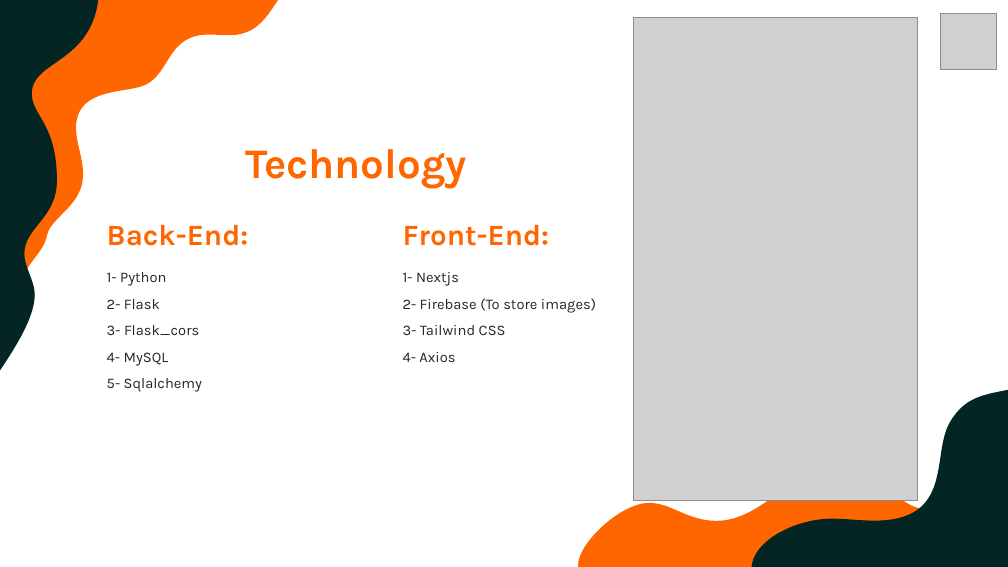
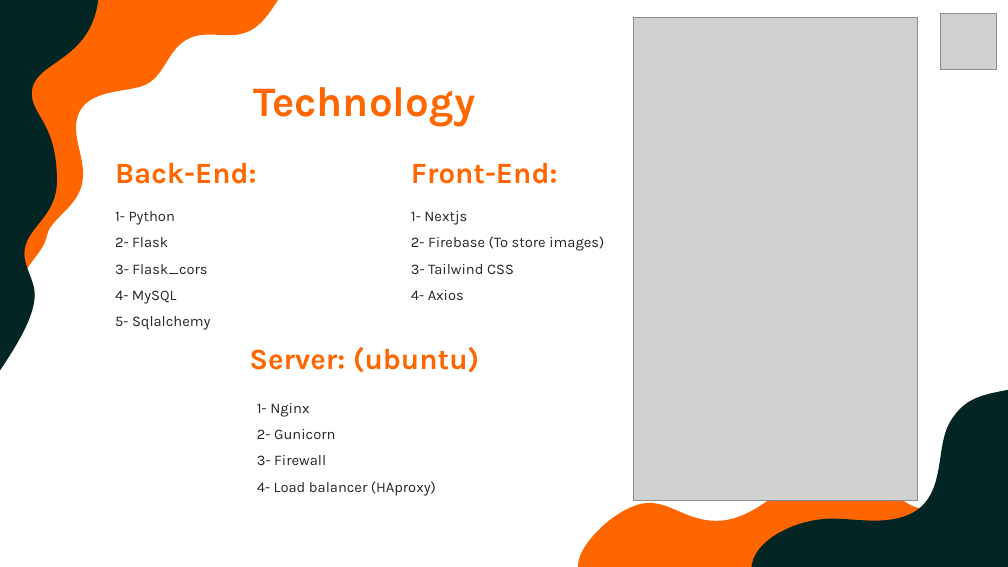
Before and after one commit to MahmoudEasa/Portfolio_E_Commerce, a slide deck: slide 4 of E-commerce_Presentation.pptx. Drawn at 1008x567 pixels with LibreOffice and Linux fonts; fonts in the diff are those of the drawing; grey boxes stand for pictures. Boxes give left, top, right and bottom in pixels: in the first picture for what was removed or moved away, otherwise in the second. Text is boxed around its words. In the diff, an @@ line names an element or a change of style, - is before the commit and + after.

Commit message:
Change Presentation

```diff
--- a/E-commerce_Presentation.pptx
+++ b/E-commerce_Presentation.pptx
@@ 5 texts: place and size @@
-5 texts at bbox=[107, 149, 596, 392]
+5 texts at bbox=[115, 87, 604, 330]
@@ text added at bbox=[249, 347, 480, 373], 28 pt, text #FF6600, bold @@
+Server: (ubuntu)
@@ text added at bbox=[257, 403, 436, 496], 14 pt, text #262626 @@
+1- Nginx
+2- Gunicorn
+3- Firewall
+4- Load balancer (HAproxy)
```
